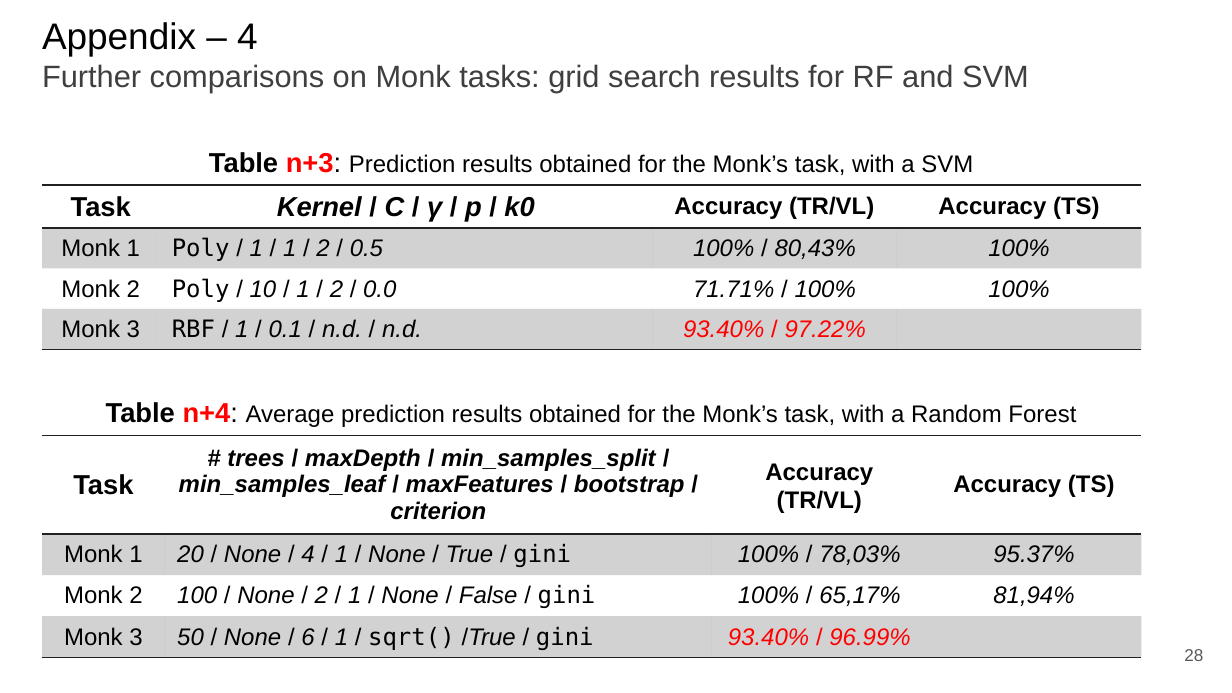
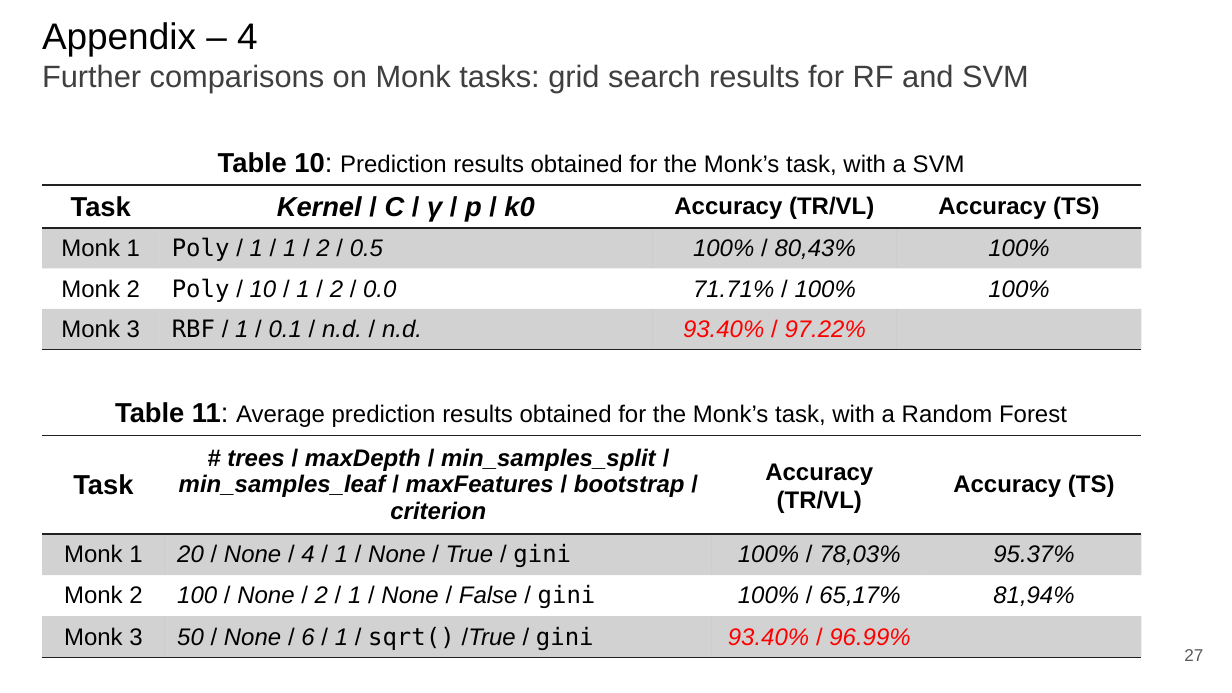
Before and after one commit to paolo-junior-mollica/machine-learning-project, a slide deck: slide 27 of relazione/ML-2023-PRJ-Slides-Demo.pptx (slide 28 before the commit). Drawn at 1232x693 pixels with LibreOffice and Linux fonts; fonts in the diff are those of the drawing. Boxes give left, top, right and bottom in pixels: in the first picture for what was removed or moved away, otherwise in the second. Text is boxed around its words. In the diff, an @@ line names an element or a change of style, - is before the commit and + after.

```diff
--- a/relazione/ML-2023-PRJ-Slides-Demo.pptx
+++ b/relazione/ML-2023-PRJ-Slides-Demo.pptx
@@ text at bbox=[218, 152, 965, 175]: text changed @@
-Table n+3: Prediction results obtained for the Monk’s task, with a SVM
+Table 10: Prediction results obtained for the Monk’s task, with a SVM
@@ text at bbox=[115, 402, 1067, 427]: text changed @@
-Table n+4: Average prediction results obtained for the Monk’s task, with a Random Forest
+Table 11: Average prediction results obtained for the Monk’s task, with a Random Forest
@@ page number at bbox=[1184, 649, 1203, 661]: text changed @@
-28
+27
```
Also in this commit, not shown: 7 other slides changed, 1 slide removed.
